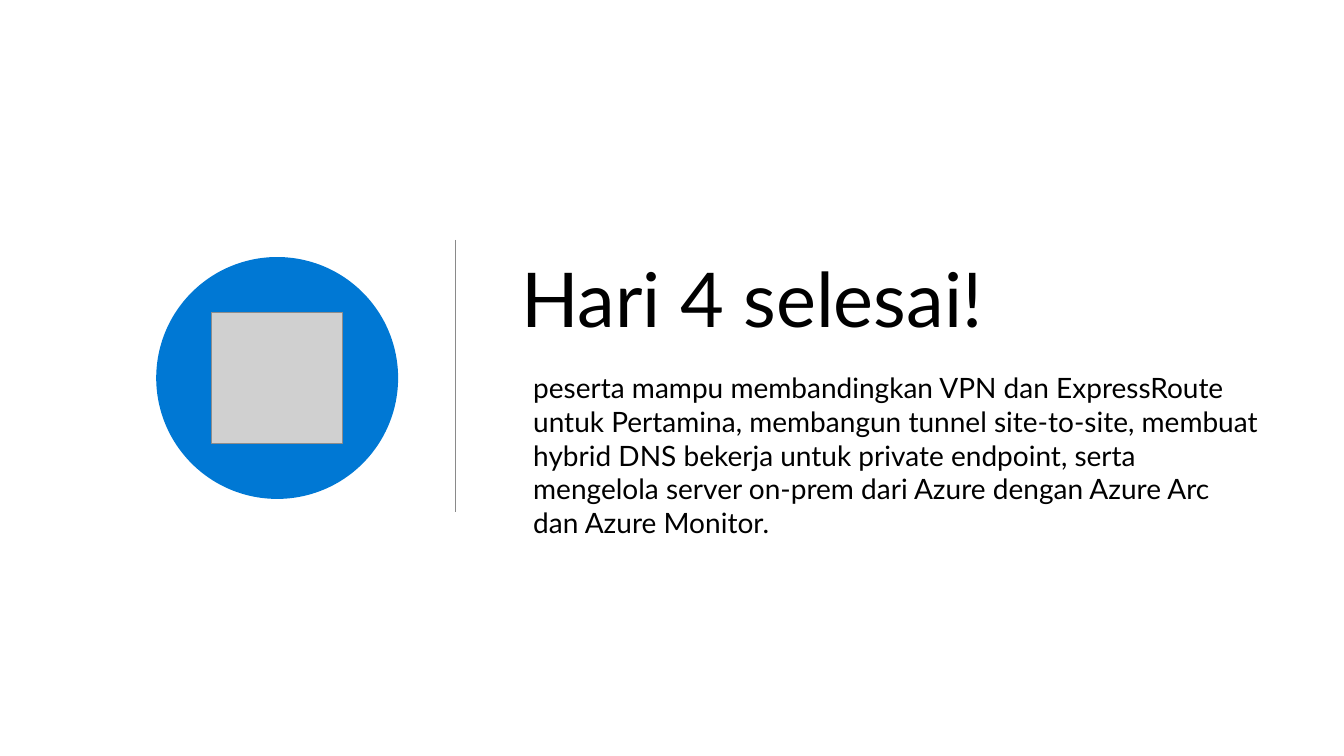
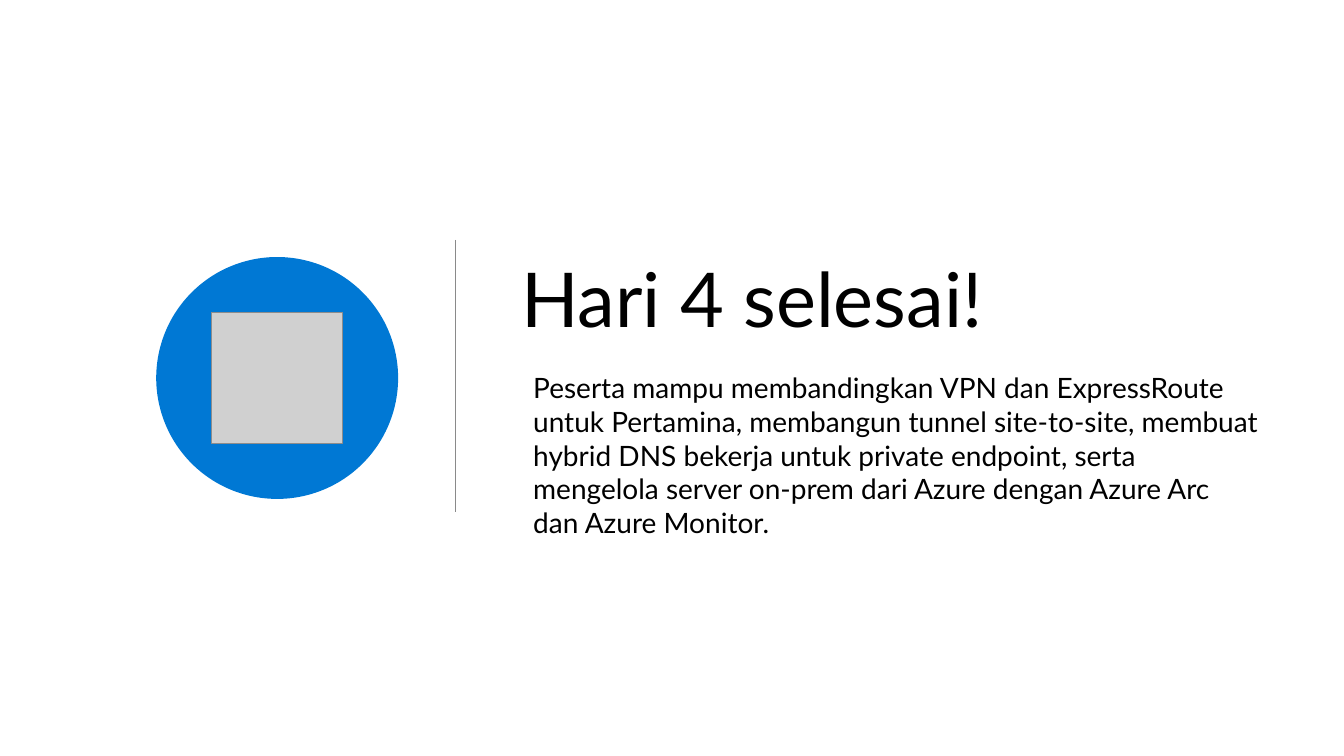
Before and after one commit to medisa-aris/azure-landing-zone-training, a slide deck: slide 60 of slides/pptx/slide_day04_hybrid-connectivity-operations.pptx. Drawn at 1344x756 pixels with LibreOffice and Linux fonts; fonts in the diff are those of the drawing; grey boxes stand for pictures; background and template pictures are left out. Boxes give left, top, right and bottom in pixels: in the first picture for what was removed or moved away, otherwise in the second. Text is boxed around its words. In the diff, an @@ line names an element or a change of style, - is before the commit and + after.

```diff
--- a/slides/pptx/slide_day04_hybrid-connectivity-operations.pptx
+++ b/slides/pptx/slide_day04_hybrid-connectivity-operations.pptx
@@ text at (533,377,1258,534): text changed @@
-peserta mampu membandingkan VPN dan ExpressRoute untuk Pertamina, membangun tunnel site-to-site, membuat hybrid DNS bekerja untuk private endpoint, serta mengelola server on-prem dari Azure dengan Azure Arc dan Azure Monitor.
+Peserta mampu membandingkan VPN dan ExpressRoute untuk Pertamina, membangun tunnel site-to-site, membuat hybrid DNS bekerja untuk private endpoint, serta mengelola server on-prem dari Azure dengan Azure Arc dan Azure Monitor.
```
Also in this commit, not shown: 6 other slides changed, 5 other files.
